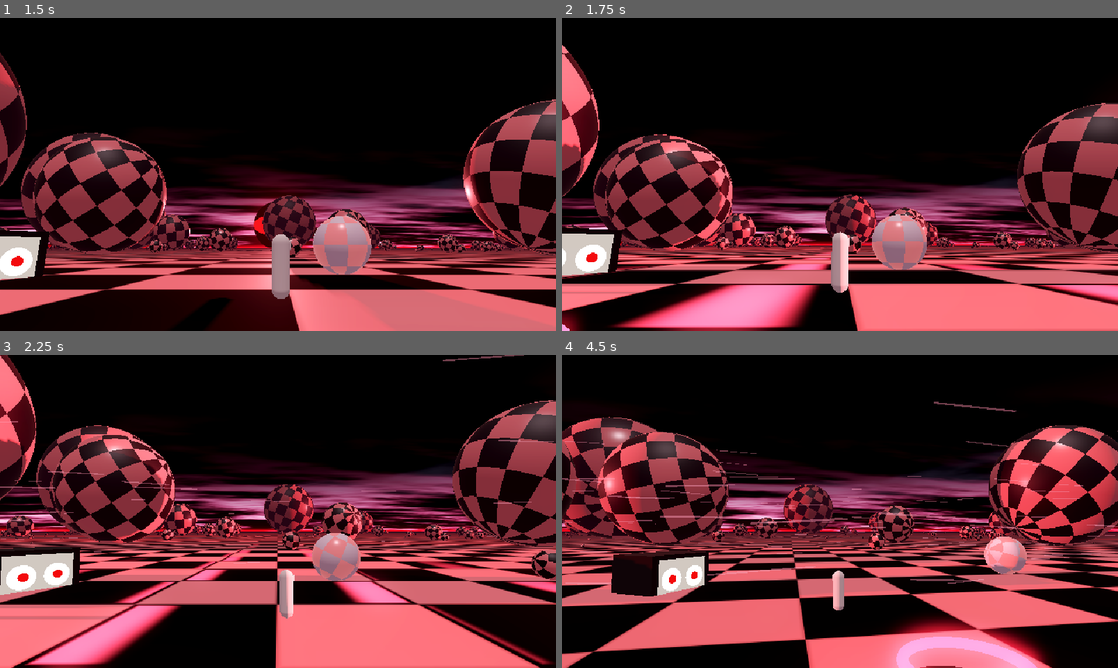
Above: before the commit, frames 1-4 (two rows, left to right).
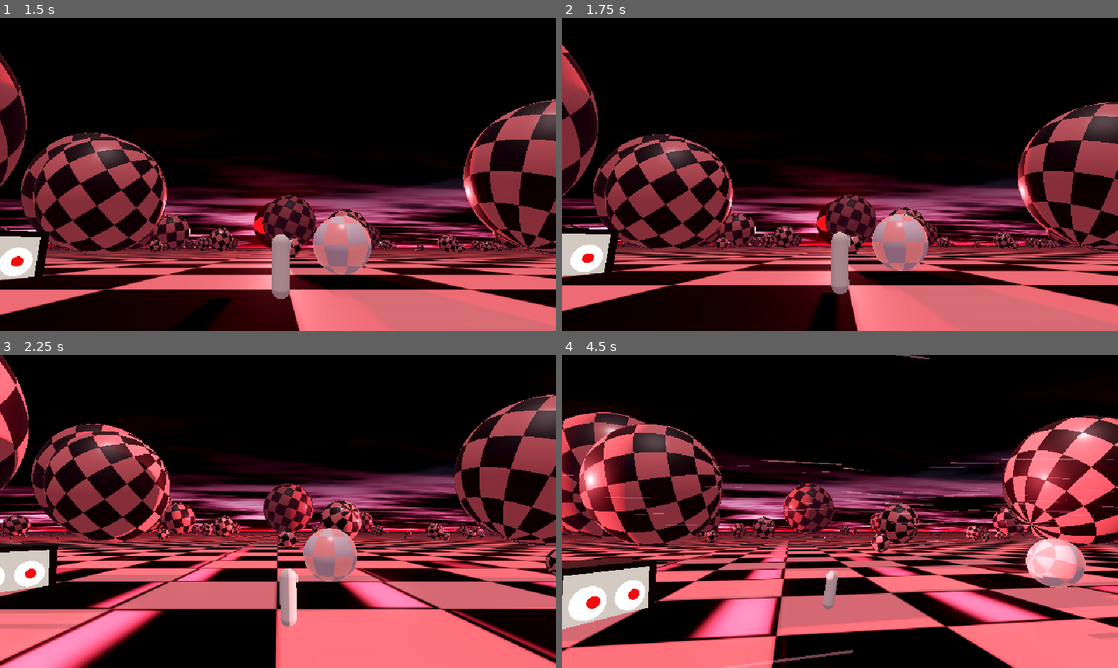
Above: after the commit, the same moments.

Repository: djmabrook/Nixon_game
Game: Godot game, scene res://rooms/checkerboard/tests/check_checkerboard.tscn
Two runs of this game, one before a commit and one after it. Both use one fixed random seed, a clock stepped at 60 frames per second and the inputs below. This scene is started directly instead of the project's main scene.
Inputs (mouse positions are in pixels of both pictures, inside the frame that each line leads up to):
- Up to frame 1 (1.5 s): move the mouse to (400, 158) at 0.52 s; hold D (move_right) 0.53-1.25 s; hold Q (focus) 0.53-1.25 s; click (400, 158) at 0.67 s; drag from (166, 190) to (250, 237) at 1.27 s
- Up to frame 2 (1.75 s): no input
- Up to frame 3 (2.25 s): move the mouse to (333, 442) at 2.02 s; hold D (move_right) from 2.03 s (still down); tap K (look_down) at 2.1 s
- Up to frame 4 (4.5 s): release D (move_right) at 2.75 s; drag from (812, 574) to (673, 464) at 2.77 s; move the mouse to (1006, 558) at 3.52 s; hold A (move_left) 3.53-4.25 s; tap L (look_right) at 3.6 s; drag from (673, 464) to (756, 433) at 4.27 s

Frame 1 is identical in both runs. In frame 2, 20% of the frame differs, in the area x 0-100%, y 8-100%; in frame 3, 24%; in frame 4, 53%, in the area x 0-100%, y 0-100%.

Commit message:
Move the checker plain onto the shared Sound system
Replace room_sfx.gd with the Sound autoload from PR #7:
- RoomAudio sets bed_checker and tile footsteps.
- GiantVoice sphere_roll_loop follows the twelve nearest big spheres.
- The moon's warning and pull use giant_groan and giant_rumble.
- Landings use giant_settle, or giant_boom for cathedrals.
- The socket plays ink_salmon_take and mend, and respawns play rewind then wake.
- A spatial WatcherBroadcast on the television closes its eyes on the mend.

Co-Authored-By: Claude Opus 5.5 <noreply@anthropic.com>
Claude-Session: https://claude.ai/code/session_012kYhaLzwJnrLcrD9diCBTd

Diff:
--- a/rooms/checkerboard/checkerboard.gd
+++ b/rooms/checkerboard/checkerboard.gd
@@ -77,9 +77,15 @@
 var _balls: Array[Ball] = []
 var _sky_mat: ShaderMaterial
 var _crater_exit: Node3D
+## Rolling voices for the nearest big spheres (re-assigned a few times a second).
+var _voices: Array[GiantVoice] = []
+var _voice_balls: Array = []
+var _voice_timer := 0.0
+const VOICE_COUNT := 12
+const VOICE_MIN_RADIUS := 2.5
 
 @onready var board: Node3D = $Board
-@onready var sfx: Node = $Sfx
+@onready var watching_set: WatchingSet = $WatchingSet
 @onready var moon: Node3D = $Moon
 @onready var moon_light: DirectionalLight3D = $MoonLight
 @onready var key_ball: Ball = $KeySphere
@@ -109,6 +115,15 @@
 	add_child(socket)
 	socket.global_position = board.socket_center() + Vector3(0, -board.pit_depth + 0.7, 0)
 	socket.body_entered.connect(_on_socket_body_entered)
+
+	for i in VOICE_COUNT:
+		var v := GiantVoice.new()
+		v.sound_id = &"sphere_roll_loop"
+		v.intensity = 0.0
+		v.name = "RollVoice%d" % i
+		add_child(v)
+		_voices.append(v)
+		_voice_balls.append(null)
 
 	_sky_mat = ShaderMaterial.new()
 	_sky_mat.shader = SKY_SHADER
@@ -197,11 +212,12 @@
 				_moon_from = _moon_az
 				_moon_to = _moon_az + randf_range(deg_to_rad(70), deg_to_rad(140)) * (1.0 if randf() < 0.5 else -1.0)
 				_enter_phase(Phase.WARN, warn_time)
-				sfx.play(&"warn", -6.0)
+				# The eye groans as it comes round, far off and late.
+				Sound.giant(&"giant_groan", _horizon_point(_moon_to), 200.0)
 		Phase.WARN:
 			_moon_az = _moon_to
 			_enter_phase(Phase.PULL, pull_time)
-			sfx.play(&"surge", 0.0)
+			Sound.giant(&"giant_rumble", _horizon_point(_moon_az), 200.0)
 			_shake = maxf(_shake, 0.45)
 		Phase.PULL, Phase.LIFT:
 			_enter_phase(Phase.CALM, calm_time)
@@ -246,6 +262,46 @@
 	_update_balls(tide, delta)
 	_update_player(tide, delta)
 	_update_camera(delta)
+	_update_voices(delta)
+
+
+## A point on the horizon toward a bearing, for sounds that come from the moon's side.
+func _horizon_point(az: float) -> Vector3:
+	return Game.player.global_position + Vector3(cos(az), 0.15, sin(az)) * 250.0
+
+
+func _update_voices(delta: float) -> void:
+	var p := Game.player.global_position
+	_voice_timer -= delta
+	if _voice_timer <= 0.0:
+		_voice_timer = 0.4
+		var big: Array = []
+		for b in _balls:
+			if b.radius >= VOICE_MIN_RADIUS and not b.socketed:
+				big.append(b)
+		big.sort_custom(func(a, b): return a.global_position.distance_squared_to(p) - a.radius * a.radius < b.global_position.distance_squared_to(p) - b.radius * b.radius)
+		var nearest := big.slice(0, VOICE_COUNT)
+		# Keep voices on spheres that are still near; hand free voices to the newcomers.
+		for i in VOICE_COUNT:
+			if _voice_balls[i] != null and not nearest.has(_voice_balls[i]):
+				_voice_balls[i] = null
+		for b in nearest:
+			if _voice_balls.has(b):
+				continue
+			var slot := _voice_balls.find(null)
+			if slot < 0:
+				break
+			_voice_balls[slot] = b
+			_voices[slot].size_m = b.radius * 2.0
+	for i in VOICE_COUNT:
+		var v := _voices[i]
+		var b = _voice_balls[i]
+		if b == null:
+			v.intensity = 0.0
+			continue
+		v.global_position = b.global_position
+		var rolling := 0.0 if b.global_position.y > b.radius + 0.5 else 1.0
+		v.intensity = clampf(b.linear_velocity.length() / 6.0, 0.0, 1.0) * rolling
 
 
 func _update_moon(delta: float) -> void:
@@ -295,7 +351,6 @@
 	_sky_mat.set_shader_parameter(&"warn", _warn)
 	_sky_mat.set_shader_parameter(&"moon_glow", 0.4 + _strength * 0.9 + _warn * 0.4)
 	_sky_mat.set_shader_parameter(&"bloom", _bloom)
-	sfx.set_drone(maxf(_strength, _warn * 0.25))
 
 	# Wind streaks blow toward the moon while it pulls.
 	var p := Game.player
@@ -423,7 +478,7 @@
 		if along < want:
 			b.apply_central_impulse(n * (want - along) * b.mass * push_strength * minf(1.0, 1.2 / b.radius))
 			if _push_cooldown <= 0.0:
-				sfx.play(&"push", -10.0, clampf(0.8 / b.radius, 0.4, 2.0))
+				Sound.play_at(&"hand_touch", c.get_position())
 				_push_cooldown = 0.25
 
 	# Lean into the pull, like walking in wind.
@@ -458,7 +513,7 @@
 # --- Events -----------------------------------------------------------------
 
 func _on_lift_started() -> void:
-	sfx.play(&"lift", -2.0)
+	Sound.giant(&"giant_rumble", Game.player.global_position + Vector3(0, 30, 0), 300.0)
 	_lifts_seen += 1
 	if _lifts_seen == 1 and is_instance_valid(Game.camera) and not Game.camera.is_in_shot():
 		# The vista: low behind him, looking up as the plain rises into the sky.
@@ -476,10 +531,11 @@
 
 func _on_ball_hit(speed: float, ball: Ball) -> void:
 	var near := Game.player.global_position.distance_to(ball.global_position) - ball.radius if is_instance_valid(Game.player) else 100.0
-	var vol := linear_to_db(clampf(speed / 9.0, 0.05, 1.0)) - near * 0.15 + clampf(ball.radius, 0.0, 12.0)
-	if vol < -40.0:
+	# Small things are left to the bed; anything man-sized or bigger lands audibly, late.
+	if ball.radius < 0.8 or near > 40.0 + ball.radius * 12.0:
 		return
-	sfx.play(&"thunk", minf(vol, 6.0), clampf(0.9 / sqrt(ball.radius), 0.2, 2.0))
+	var vol := linear_to_db(clampf(speed / 9.0, 0.1, 1.0))
+	Sound.giant(&"giant_boom" if ball.radius > 20.0 else &"giant_settle", ball.global_position, ball.radius * 2.0, vol)
 	if ball.radius > 6.0 and speed > 3.0 and near < 40.0:
 		_shake = maxf(_shake, 0.6 * (1.0 - near / 40.0))
 
@@ -508,8 +564,9 @@
 	_bloom = 1.0
 	_drift = Vector3.ZERO
 	_trail.fill(Game.player.global_position)
-	sfx.play(&"socket", 0.0)
-	sfx.play(&"touchdown", -2.0)
+	Sound.play(&"ink_salmon_take")
+	Sound.play(&"mend")
+	Sound.giant(&"giant_boom", board.socket_center(), 300.0)
 	complete()
 	_open_crater_exit.call_deferred(true)
 	# Watch the eye close and set.
@@ -550,7 +607,6 @@
 	b.linear_velocity = Vector3.ZERO
 	b.angular_velocity = Vector3.ZERO
 	b.global_position = b.home + Vector3(0, 12.0 + b.radius, 0)
-	sfx.play(&"respawn", -12.0)
 
 
 func _respawn_player() -> void:
@@ -559,4 +615,5 @@
 	p.velocity = Vector3.ZERO
 	_drift = Vector3.ZERO
 	p.global_position = spawn.global_position if spawn else global_position
-	sfx.play(&"respawn", -6.0)
+	Sound.play(&"rewind")
+	get_tree().create_timer(0.6).timeout.connect(func(): Sound.play(&"wake"))
--- a/rooms/checkerboard/room.tscn
+++ b/rooms/checkerboard/room.tscn
@@ -5,7 +5,7 @@
 [ext_resource type="Script" path="res://core/room_exit.gd" id="3"]
 [ext_resource type="Script" path="res://rooms/checkerboard/board.gd" id="4"]
 [ext_resource type="Script" path="res://rooms/checkerboard/checker_sphere.gd" id="5"]
-[ext_resource type="Script" path="res://rooms/checkerboard/room_sfx.gd" id="6"]
+[ext_resource type="Script" path="res://audio/room_audio.gd" id="6"]
 [ext_resource type="Script" path="res://core/vista_zone.gd" id="7"]
 [ext_resource type="PackedScene" path="res://props/watching_set.tscn" id="8"]
 
@@ -160,5 +160,9 @@
 process_material = SubResource("wind_pm")
 draw_pass_1 = SubResource("wind_mesh")
 
-[node name="Sfx" type="Node" parent="."]
+[node name="RoomAudio" type="Node" parent="."]
 script = ExtResource("6")
+bed = &"bed_checker"
+surface = &"tile"
+far_room_size = 1.0
+far_wet = 0.35
--- a/rooms/checkerboard/room_sfx.gd
+++ /dev/null
@@ -1,123 +0,0 @@
-extends Node
-## Tiny synth so the room has sound without audio files. Every sound is built
-## once in _ready() as an AudioStreamWAV. Swap any of them for a real sample later
-## by assigning a stream to the matching key in `sounds`.
-
-const RATE := 22050
-const VOICES := 8
-
-var sounds := {}
-var _voices: Array[AudioStreamPlayer] = []
-var _next := 0
-var _drone: AudioStreamPlayer
-
-
-func _ready() -> void:
-	sounds[&"warn"] = _make(0.85, func(t: float) -> float:
-		var f := lerpf(180.0, 420.0, t / 0.85)
-		return sin(TAU * f * t) * 0.35 * _env(t, 0.85, 0.05, 0.2) * (0.6 + 0.4 * sin(TAU * 18.0 * t)))
-	sounds[&"surge"] = _make(0.9, func(t: float) -> float:
-		var f := lerpf(70.0, 46.0, t / 0.9)
-		return (sin(TAU * f * t) * 0.7 + _noise() * 0.18) * _env(t, 0.9, 0.01, 0.8))
-	sounds[&"thunk"] = _make(0.25, func(t: float) -> float:
-		var f := lerpf(160.0, 60.0, t / 0.25)
-		return (sin(TAU * f * t) + _noise() * 0.25) * exp(-t * 22.0) * 0.8)
-	sounds[&"push"] = _make(0.12, func(t: float) -> float:
-		return (sin(TAU * 240.0 * t) * 0.5 + _noise() * 0.2) * exp(-t * 35.0))
-	sounds[&"lift"] = _make(1.6, func(t: float) -> float:
-		var s := 0.0
-		for f in [523.25, 659.25, 783.99, 1046.5]:
-			s += sin(TAU * f * t + sin(TAU * 3.0 * t) * 0.6)
-		return s * 0.12 * _env(t, 1.6, 0.25, 1.2))
-	sounds[&"socket"] = _make(2.8, func(t: float) -> float:
-		var s := 0.0
-		var notes := [261.63, 329.63, 392.0, 493.88, 587.33]
-		for i in notes.size():
-			var start := i * 0.09
-			if t > start:
-				var lt := t - start
-				s += (sin(TAU * notes[i] * lt) + 0.3 * sin(TAU * notes[i] * 2.0 * lt)) * exp(-lt * 1.6)
-		return s * 0.16 + sin(TAU * 55.0 * t) * 0.35 * exp(-t * 3.0))
-	sounds[&"respawn"] = _make(0.5, func(t: float) -> float:
-		var f := lerpf(900.0, 300.0, t / 0.5)
-		return sin(TAU * f * t) * 0.25 * _env(t, 0.5, 0.01, 0.45))
-
-	sounds[&"rumble"] = _make(7.0, func(t: float) -> float:
-		var swell := smoothstep(0.0, 6.5, t) * clampf((7.0 - t) / 0.3, 0.0, 1.0)
-		var f := 32.0 + t * 2.0
-		return (sin(TAU * f * t) * 0.6 + sin(TAU * f * 1.5 * t) * 0.25 + _noise() * 0.25) * swell * 0.8)
-	sounds[&"touchdown"] = _make(4.0, func(t: float) -> float:
-		var f := lerpf(55.0, 28.0, minf(t / 1.5, 1.0))
-		var boom := (sin(TAU * f * t) + _noise() * 0.5 * exp(-t * 6.0)) * exp(-t * 1.1)
-		var choir := 0.0
-		for n in [130.81, 196.0, 261.63, 329.63, 392.0]:
-			choir += sin(TAU * n * t + sin(TAU * 0.5 * t))
-		return boom * 0.85 + choir * 0.05 * smoothstep(0.3, 1.5, t) * exp(-maxf(t - 1.5, 0.0) * 1.2))
-	sounds[&"rise"] = _make(5.0, func(t: float) -> float:
-		var s := 0.0
-		for n in [523.25, 659.25, 783.99, 987.77, 1174.66]:
-			s += sin(TAU * n * (1.0 + t * 0.04) * t)
-		return s * 0.07 * smoothstep(0.0, 1.0, t) * clampf((5.0 - t) / 1.5, 0.0, 1.0))
-
-	for i in VOICES:
-		var p := AudioStreamPlayer.new()
-		add_child(p)
-		_voices.append(p)
-
-	_drone = AudioStreamPlayer.new()
-	_drone.stream = _make_drone()
-	_drone.volume_db = -80.0
-	add_child(_drone)
-	_drone.play()
-
-
-func play(id: StringName, volume_db := 0.0, pitch := 1.0) -> void:
-	if not sounds.has(id):
-		return
-	var p := _voices[_next]
-	_next = (_next + 1) % VOICES
-	p.stream = sounds[id]
-	p.volume_db = volume_db
-	p.pitch_scale = pitch
-	p.play()
-
-
-## 0..1. The low hum that sits under the tide.
-func set_drone(amount: float) -> void:
-	_drone.volume_db = linear_to_db(clampf(amount, 0.0001, 1.0) * 0.6)
-	_drone.pitch_scale = 0.9 + amount * 0.2
-
-
-func _make(duration: float, fn: Callable) -> AudioStreamWAV:
-	var count := int(duration * RATE)
-	var data := PackedByteArray()
-	data.resize(count * 2)
-	for i in count:
-		var v := clampf(fn.call(float(i) / RATE), -1.0, 1.0)
-		data.encode_s16(i * 2, int(v * 32767.0))
-	var wav := AudioStreamWAV.new()
-	wav.format = AudioStreamWAV.FORMAT_16_BITS
-	wav.mix_rate = RATE
-	wav.data = data
-	return wav
-
-
-func _make_drone() -> AudioStreamWAV:
-	# 2 s loop; every partial completes whole cycles so the loop is seamless.
-	var wav := _make(2.0, func(t: float) -> float:
-		return (sin(TAU * 55.0 * t) * 0.5 + sin(TAU * 82.5 * t) * 0.25 + sin(TAU * 110.5 * t) * 0.12) \
-			* (0.8 + 0.2 * sin(TAU * 1.5 * t)))
-	wav.loop_mode = AudioStreamWAV.LOOP_FORWARD
-	wav.loop_begin = 0
-	wav.loop_end = int(2.0 * RATE)
-	return wav
-
-
-static func _env(t: float, dur: float, attack: float, release: float) -> float:
-	var a := clampf(t / attack, 0.0, 1.0)
-	var r := clampf((dur - t) / release, 0.0, 1.0)
-	return a * r
-
-
-static func _noise() -> float:
-	return randf() * 2.0 - 1.0
--- a/rooms/checkerboard/tests/check_checkerboard.gd
+++ b/rooms/checkerboard/tests/check_checkerboard.gd
@@ -26,6 +26,9 @@
 	_check(biggest >= 24.0, "a cathedral sphere exists (r = %.1f m)" % biggest)
 	_check(room.focus_target == room.moon and Game.camera.far >= 1000.0, "camera focus is the moon")
 	_check(not room.board.is_black_at(p.global_position), "spawn is on a pink tile")
+	_check(Sound.bed_id() == &"bed_checker" and Sound.surface == &"tile", "checker bed and tile footsteps")
+	await _frames(30)
+	_check(room._voice_balls.count(null) < room.VOICE_COUNT, "rolling voices follow the nearest big spheres")
 
 	# --- The tide rolls spheres toward the moon.
 	var ball = null
@@ -101,6 +104,7 @@
 	_check(room._footing > 0.9, "pink footing blooms")
 	_check(Game.carried == &"salmon", "he carries the salmon ink out")
 	_check(room.get_node("WatchingSet").mode == WatchingSet.Mode.CLOSED, "the watching set closes its eyes")
+	_check(not room.watching_set.broadcast.eyes_open, "its broadcast winds down")
 	_check(room._crater_exit != null and room._crater_exit.enabled, "an exit opens in the crater")
 
 	# --- Leave through the crater exit.
Not shown, removed: rooms/checkerboard/room_sfx.gd.uid
